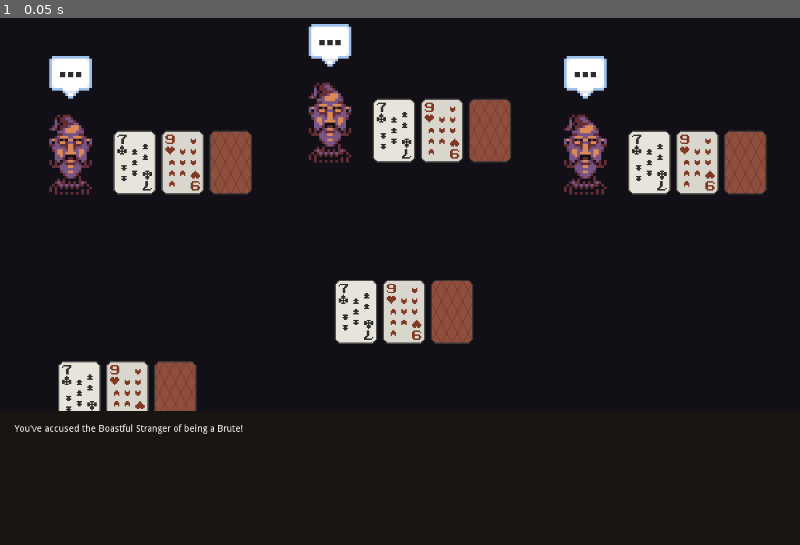
Above: before the commit, frame 1.
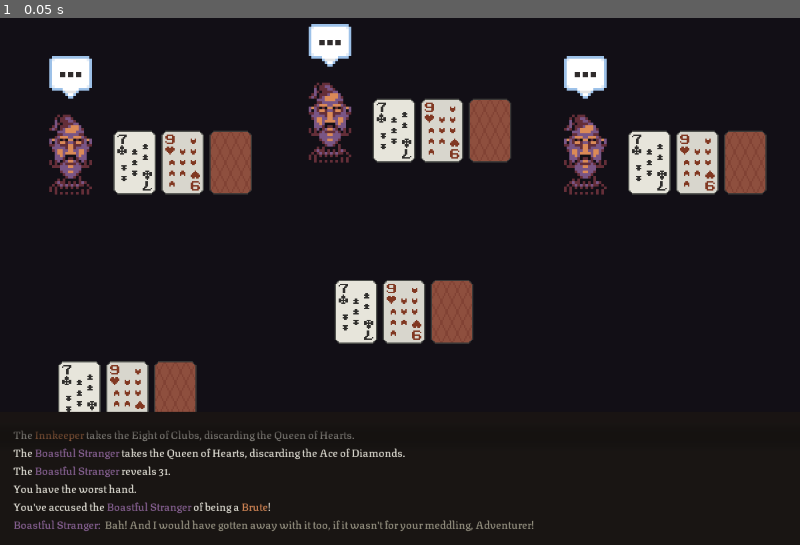
Above: after the commit, the same moment.

Repository: SLiV9/MegaNaiads
Game: Godot game, scene res://game_view.tscn
Same seed, same stepped clock (60 frames per second), same inputs: the game is played once before the commit and once after it.
Inputs:
- Up to frame 1 (0.05 s): no input

The runs differ from the first frame. In frame 1, 1.8% of the frame differs, in the area x 1-67%, y 74-98%.

Commit message:
Added font and made mockup of textbox.

Diff:
--- a/game_view.tscn
+++ b/game_view.tscn
@@ -1,7 +1,15 @@
-[gd_scene load_steps=3 format=2]
+[gd_scene load_steps=6 format=2]
 
 [ext_resource path="res://Stranger.tscn" type="PackedScene" id=1]
 [ext_resource path="res://Hand.tscn" type="PackedScene" id=2]
+[ext_resource path="res://texturina.tres" type="DynamicFont" id=3]
+
+[sub_resource type="Gradient" id=1]
+offsets = PoolRealArray( 0.0790068, 0.302483 )
+colors = PoolColorArray( 0.101961, 0.0862745, 0.0784314, 1, 0.0313726, 0.0313726, 0.0313726, 0 )
+
+[sub_resource type="GradientTexture" id=2]
+gradient = SubResource( 1 )
 
 [node name="Node2D" type="Node2D"]
 
@@ -34,23 +42,49 @@
 position = Vector2( -512.956, 123.935 )
 
 [node name="TextBox" type="ColorRect" parent="Camera2D"]
-margin_left = -1197.48
-margin_top = 198.74
-margin_right = 1202.52
-margin_bottom = 798.74
+margin_left = -1200.0
+margin_top = 200.0
+margin_right = 1200.0
+margin_bottom = 800.0
 color = Color( 0.101961, 0.0862745, 0.0784314, 1 )
 __meta__ = {
 "_edit_use_anchors_": false
 }
 
 [node name="RichTextLabel" type="RichTextLabel" parent="Camera2D/TextBox"]
-margin_left = 618.74
+margin_left = 620.0
 margin_top = 20.0
-margin_right = 1778.74
+margin_right = 1780.0
 margin_bottom = 180.0
+grow_vertical = 0
+custom_fonts/bold_font = ExtResource( 3 )
+custom_fonts/normal_font = ExtResource( 3 )
+custom_colors/default_color = Color( 0.909804, 0.901961, 0.862745, 1 )
 bbcode_enabled = true
-bbcode_text = "You've accused the [b]Boastful Stranger[/b] of being a [b]Brute[/b]!"
-text = "You've accused the Boastful Stranger of being a Brute!"
+bbcode_text = "The [color=#dc8b58]Innkeeper[/color] takes the Eight of Clubs, discarding the Queen of Hearts.
+The [color=#8d659a]Boastful Stranger[/color] takes the Queen of Hearts, discarding the Ace of Diamonds.
+The [color=#8d659a]Boastful Stranger[/color] reveals 31.
+You have the worst hand.
+You've accused the [color=#8d659a]Boastful Stranger[/color] of being a [color=#dc8b58]Brute[/color]!
+[color=#8d659a]Boastful Stranger:[/color]  [color=#9c9887]Bah! And I would have gotten away with it too, if it wasn't for your meddling, Adventurer![/color]"
+text = "The Innkeeper takes the Eight of Clubs, discarding the Queen of Hearts.
+The Boastful Stranger takes the Queen of Hearts, discarding the Ace of Diamonds.
+The Boastful Stranger reveals 31.
+You have the worst hand.
+You've accused the Boastful Stranger of being a Brute!
+Boastful Stranger:  Bah! And I would have gotten away with it too, if it wasn't for your meddling, Adventurer!"
+scroll_active = false
 __meta__ = {
 "_edit_use_anchors_": false
 }
+
+[node name="TextureRect" type="TextureRect" parent="Camera2D/TextBox"]
+margin_left = 2400.0
+margin_right = 2600.0
+margin_bottom = 2400.0
+rect_rotation = 90.0
+texture = SubResource( 2 )
+expand = true
+__meta__ = {
+"_edit_use_anchors_": false
+}
--- /dev/null
+++ b/texturina.tres
@@ -0,0 +1,6 @@
+[gd_resource type="DynamicFont" load_steps=2 format=2]
+
+[ext_resource path="res://Texturina-VariableFont_opsz,wght.ttf" type="DynamicFontData" id=1]
+
+[resource]
+font_data = ExtResource( 1 )
Binary file added: Texturina-VariableFont_opsz,wght.ttf
